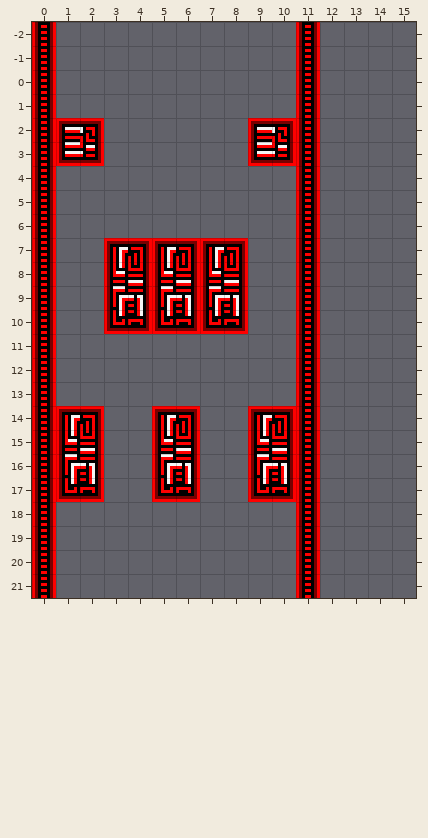
Tiled map: tiled/tmx/red/red_medium_0.tmx. This is how it looked before the edit.
Cells are 8x8 px. Shown: x 0..15, y -2..21. The old version is drawn lined up with the new one.
After:
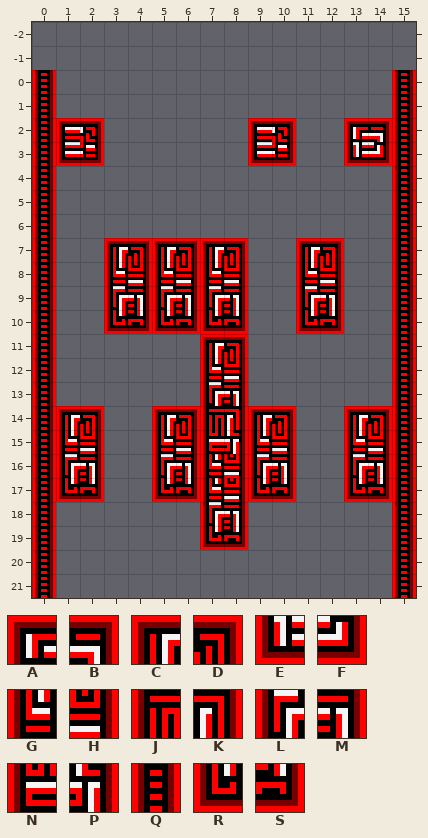
Key: from "tiles_red": A 0, B 1, C 8, D 9, E 37, F 38, G 45, H 46, J 48, K 49, L 82, M 83, N 85, P 86, Q 108, R 119, S 120.
_ is an empty cell.
Log entry: red segments overhaul - done!
From old to new:
map size 12x24 -> 16x22 cells (old content now starts at 0,-2; both pictures use the new coordinates)
Layer "border":
y -2..-1: x 0 Q -> _; x 11 Q -> _
y 0..6: x 11 Q -> _; x 15 _ -> Q
y 7: x 11..12 Q_ -> CD; x 15 _ -> Q
y 8: x 11..12 Q_ -> GH; x 15 _ -> Q
y 9: x 11..12 Q_ -> LM; x 15 _ -> Q
y 10: x 11..12 Q_ -> RS; x 15 _ -> Q
y 11..13: x 11 Q -> _; x 15 _ -> Q
y 14: x 11 Q -> _; x 13..15 ___ -> CDQ
y 15: x 11 Q -> _; x 13..15 ___ -> GHQ
y 16: x 11 Q -> _; x 13..15 ___ -> LMQ
y 17: x 11 Q -> _; x 13..15 ___ -> RSQ
y 18..21: x 11 Q -> _; x 15 _ -> Q
Layer "Tile Layer 1":
y 2: x 13..14 __ -> AB
y 3: x 13..14 __ -> EF
y 11: x 7..8 __ -> CD
y 12: x 7..8 __ -> GH
y 13: x 7..8 __ -> LM
y 14: x 7..8 __ -> JK
y 15: x 7..8 __ -> NP
y 16..17: x 7..8 __ -> GH
y 18: x 7..8 __ -> LM
y 19: x 7..8 __ -> RS
Pixel boxes of the changes (left, top, right, bottom) in both pictures:
removed: (32, 22, 56, 70)
changed: (296, 22, 344, 598)
added: (344, 70, 416, 598)
added: (200, 334, 248, 550)
